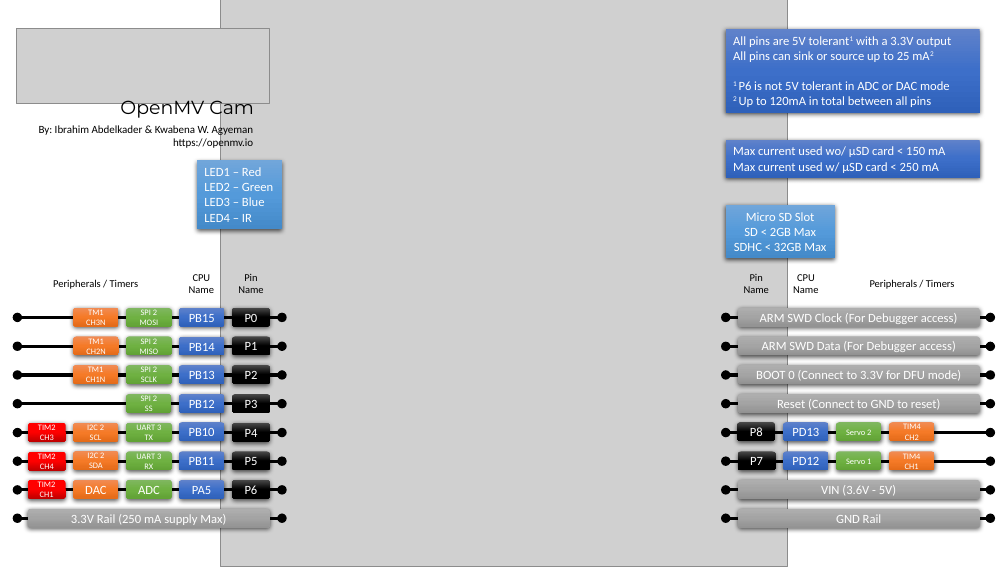
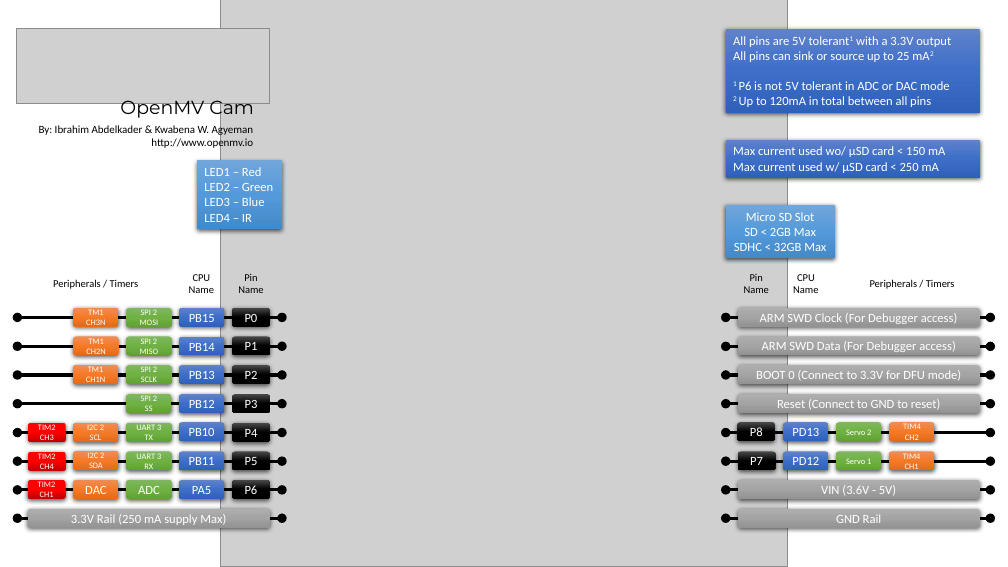
Before and after one commit to openmv/openmv-media, a slide deck: slide 1 of graphics/pinout/pinout.pptx. Drawn at 1008x567 pixels with LibreOffice and Linux fonts; fonts in the diff are those of the drawing; grey boxes stand for pictures. Boxes give left, top, right and bottom in pixels: in the first picture for what was removed or moved away, otherwise in the second. Text is boxed around its words. In the diff, an @@ line names an element or a change of style, - is before the commit and + after.

```diff
--- a/graphics/pinout/pinout.pptx
+++ b/graphics/pinout/pinout.pptx
@@ text at bbox=[151, 137, 253, 149]: text changed @@
-https://openmv.io
+http://www.openmv.io
```
Also in this commit, not shown: 3 other files.
